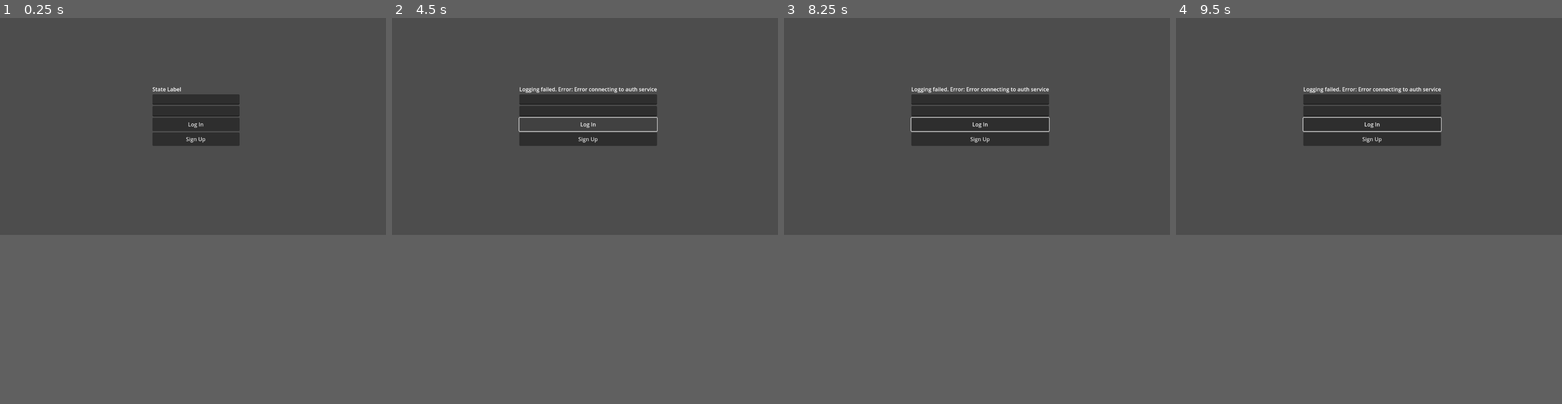
Above: before the commit, frames 1-4 (left to right).
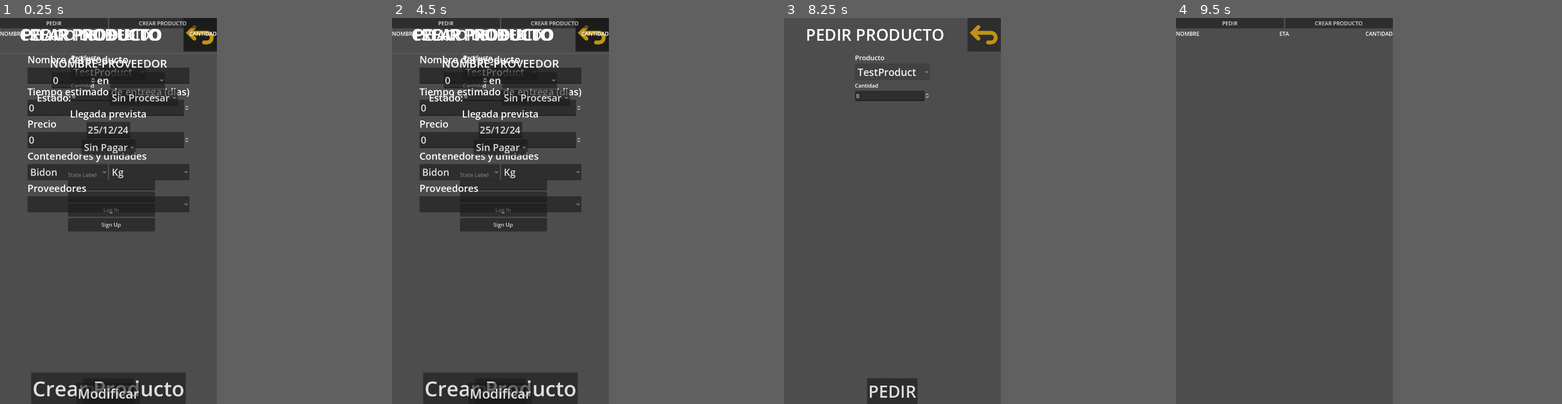
Above: after the commit, the same moments.

Repository: RCorpy/nchemapp
Game: Godot game, scene res://root.tscn
The game is run twice, just before and just after one commit, with the same random seed, the same clock (stepped at 60 frames per second) and the same inputs. This scene is started directly instead of the project's main scene.
Inputs (mouse positions are in pixels of both pictures, inside the frame that each line leads up to):
- Up to frame 1 (0.25 s): no input
- Up to frame 2 (4.5 s): click (747, 25) at 0.52 s; click (585, 48) at 1.25 s, where only the run after the commit has a clickable "TestProduct"; click (585, 226) at 2 s, where only the run after the commit has a clickable "PEDIR"; click (511, 102) at 2.75 s, where only the run after the commit has a clickable "Bidon"; click (658, 102) at 3.5 s, where only the run after the commit has a clickable "Kg"; click (585, 122) at 4.27 s
- Up to frame 3 (8.25 s): click (977, 226) at 5 s, where only the run after the commit has a clickable "Crear Producto"; click (1038, 64) at 5.75 s, where only the run after the commit has a clickable "Sin Procesar"; click (977, 91) at 6.5 s, where only the run after the commit has a clickable "Sin Pagar"; click (977, 230) at 7.25 s, where only the run after the commit has a clickable "Modificar"; click (880, 21) at 8 s, where only the run after the commit has a clickable "PEDIR"
- Up to frame 4 (9.5 s): click (1531, 25) at 8.77 s
In our replay, the window is 799x449 before the commit and 449x799 after it. These sizes can differ from the game's own. Grey fills any space a smaller window leaves; there, only what the larger window draws over its background counts as a difference.

The runs differ from the first frame. In frame 1, 20% of the frame differs, in the area x 0-63%, y 0-100%; in frame 2, 20%; in frame 3, 7.3%; in frame 4, 6.2%.

Commit message:
all structure done

Diff:
--- a/Authentication.gd
+++ b/Authentication.gd
@@ -33,7 +33,8 @@
 	print(auth)
 	%StateLabel.text = "Loggin Succeeded"
 	Firebase.Auth.save_auth(auth)
-	save_data()
+	#save_data()
+	get_tree().change_scene_to_file("res://main_menu.tscn")
 
 func on_signup_succeeded(auth):
 	print(auth)
@@ -55,11 +56,20 @@
 	var auth = Firebase.Auth.auth
 
 	if auth.localid:
+		pass
+	if false:
 		var collection = await Firebase.Firestore.collection("usuarios")
-		var stringID = "asdsa"
+		var stringID: String = "asdsa2"
 
 		var data = {
-			"panda_name": "achoo",
-			"petting_count": 4
+			"panda_name": "achu",
+			"petting_count": 777
 		}
-		collection.add(stringID, data)
+		# collection.add(stringID, data)
+
+		var oneDoc = await collection.get_doc(stringID)
+		oneDoc.add_or_update_field("petting_count", 789)
+		collection.update(oneDoc)
+
+		var twoDoc = await collection.get_doc("testingfalsedoc")
+		print(twoDoc)
--- /dev/null
+++ b/HBoxContainer2.gd
@@ -0,0 +1,11 @@
+extends HBoxContainer
+
+
+# Called when the node enters the scene tree for the first time.
+func _ready():
+	pass # Replace with function body.
+
+
+# Called every frame. 'delta' is the elapsed time since the previous frame.
+func _process(delta):
+	pass
--- /dev/null
+++ b/VBoxContainer.gd
@@ -0,0 +1,11 @@
+extends VBoxContainer
+
+
+# Called when the node enters the scene tree for the first time.
+func _ready():
+	pass # Replace with function body.
+
+
+# Called every frame. 'delta' is the elapsed time since the previous frame.
+func _process(delta):
+	pass
--- a/authentication.tscn
+++ b/authentication.tscn
@@ -4,9 +4,11 @@
 
 [node name="Authentication" type="Control"]
 layout_mode = 3
-anchors_preset = 0
-offset_right = 1152.0
-offset_bottom = 643.0
+anchors_preset = 15
+anchor_right = 1.0
+anchor_bottom = 1.0
+grow_horizontal = 2
+grow_vertical = 2
 size_flags_horizontal = 4
 size_flags_vertical = 4
 script = ExtResource("1_1aso1")
--- /dev/null
+++ b/crear_producto.gd
@@ -0,0 +1,15 @@
+extends Control
+
+
+# Called when the node enters the scene tree for the first time.
+func _ready():
+	pass # Replace with function body.
+
+
+# Called every frame. 'delta' is the elapsed time since the previous frame.
+func _process(delta):
+	pass
+
+
+func _on_go_back_button_pressed():
+	get_tree().change_scene_to_file("res://main_menu.tscn")
--- /dev/null
+++ b/crear_producto.tscn
@@ -0,0 +1,109 @@
+[gd_scene load_steps=4 format=3 uid="uid://d2uckcam26mis"]
+
+[ext_resource type="Script" path="res://crear_producto.gd" id="1_gd3cg"]
+[ext_resource type="Texture2D" uid="uid://dgy84goj6kesh" path="res://go-back-svgrepo-com.svg" id="1_xd7so"]
+[ext_resource type="Theme" uid="uid://byii4p3tg2w6i" path="res://vboxtheme.tres" id="2_u3n57"]
+
+[node name="CrearProducto" type="Control"]
+layout_mode = 3
+anchors_preset = 15
+anchor_right = 1.0
+anchor_bottom = 1.0
+grow_horizontal = 2
+grow_vertical = 2
+script = ExtResource("1_gd3cg")
+
+[node name="VBoxContainer" type="VBoxContainer" parent="."]
+layout_mode = 1
+anchors_preset = 15
+anchor_right = 1.0
+anchor_bottom = 1.0
+grow_horizontal = 2
+grow_vertical = 2
+
+[node name="Menu" type="HBoxContainer" parent="VBoxContainer"]
+layout_mode = 2
+size_flags_vertical = 0
+
+[node name="Title" type="Label" parent="VBoxContainer/Menu"]
+layout_mode = 2
+size_flags_horizontal = 6
+theme_override_font_sizes/font_size = 48
+text = "CREAR PRODUCTO"
+
+[node name="GoBackButton" type="Button" parent="VBoxContainer/Menu"]
+layout_mode = 2
+size_flags_horizontal = 8
+size_flags_vertical = 4
+icon = ExtResource("1_xd7so")
+
+[node name="VBoxContainer" type="VBoxContainer" parent="VBoxContainer"]
+layout_mode = 2
+size_flags_horizontal = 4
+size_flags_vertical = 3
+theme = ExtResource("2_u3n57")
+
+[node name="Label" type="Label" parent="VBoxContainer/VBoxContainer"]
+layout_mode = 2
+text = "Nombre del producto"
+
+[node name="NombreLineEdit" type="LineEdit" parent="VBoxContainer/VBoxContainer"]
+layout_mode = 2
+
+[node name="Label2" type="Label" parent="VBoxContainer/VBoxContainer"]
+layout_mode = 2
+text = "Tiempo estimado de entrega (dias)"
+
+[node name="ETASpinBox" type="SpinBox" parent="VBoxContainer/VBoxContainer"]
+layout_mode = 2
+
+[node name="Label3" type="Label" parent="VBoxContainer/VBoxContainer"]
+layout_mode = 2
+text = "Precio"
+
+[node name="PriceSpinBox" type="SpinBox" parent="VBoxContainer/VBoxContainer"]
+layout_mode = 2
+
+[node name="Label4" type="Label" parent="VBoxContainer/VBoxContainer"]
+layout_mode = 2
+text = "Contenedores y unidades"
+
+[node name="HBoxContainer" type="HBoxContainer" parent="VBoxContainer/VBoxContainer"]
+layout_mode = 2
+size_flags_vertical = 4
+
+[node name="OptionButton" type="OptionButton" parent="VBoxContainer/VBoxContainer/HBoxContainer"]
+layout_mode = 2
+size_flags_horizontal = 3
+item_count = 1
+selected = 0
+popup/item_0/text = "Bidon"
+popup/item_0/id = 0
+
+[node name="OptionButton2" type="OptionButton" parent="VBoxContainer/VBoxContainer/HBoxContainer"]
+layout_mode = 2
+size_flags_horizontal = 3
+item_count = 1
+selected = 0
+popup/item_0/text = "Kg"
+popup/item_0/id = 0
+
+[node name="Label5" type="Label" parent="VBoxContainer/VBoxContainer"]
+layout_mode = 2
+text = "Proveedores
+"
+
+[node name="OptionButton" type="OptionButton" parent="VBoxContainer/VBoxContainer"]
+layout_mode = 2
+item_count = 1
+popup/item_0/text = "Jaber"
+popup/item_0/id = 0
+
+[node name="Button" type="Button" parent="VBoxContainer"]
+layout_mode = 2
+size_flags_horizontal = 4
+size_flags_vertical = 8
+theme_override_font_sizes/font_size = 62
+text = "Crear Producto"
+
+[connection signal="pressed" from="VBoxContainer/Menu/GoBackButton" to="." method="_on_go_back_button_pressed"]
--- /dev/null
+++ b/estado_pedido.gd
@@ -0,0 +1,15 @@
+extends Control
+
+
+# Called when the node enters the scene tree for the first time.
+func _ready():
+	pass # Replace with function body.
+
+
+# Called every frame. 'delta' is the elapsed time since the previous frame.
+func _process(delta):
+	pass
+
+
+func _on_go_back_button_pressed():
+	get_tree().change_scene_to_file("res://main_menu.tscn")
--- /dev/null
+++ b/estado_pedido.tscn
@@ -0,0 +1,126 @@
+[gd_scene load_steps=4 format=3 uid="uid://dywgquforgmb8"]
+
+[ext_resource type="Texture2D" uid="uid://dgy84goj6kesh" path="res://go-back-svgrepo-com.svg" id="1_hf41i"]
+[ext_resource type="Script" path="res://estado_pedido.gd" id="1_hvc3e"]
+[ext_resource type="Theme" uid="uid://byii4p3tg2w6i" path="res://vboxtheme.tres" id="2_5644i"]
+
+[node name="EstadoPedido" type="Control"]
+layout_mode = 3
+anchors_preset = 15
+anchor_right = 1.0
+anchor_bottom = 1.0
+grow_horizontal = 2
+grow_vertical = 2
+script = ExtResource("1_hvc3e")
+
+[node name="VBoxContainer" type="VBoxContainer" parent="."]
+layout_mode = 1
+anchors_preset = 15
+anchor_right = 1.0
+anchor_bottom = 1.0
+grow_horizontal = 2
+grow_vertical = 2
+
+[node name="Menu" type="HBoxContainer" parent="VBoxContainer"]
+layout_mode = 2
+
+[node name="Title" type="Label" parent="VBoxContainer/Menu"]
+layout_mode = 2
+size_flags_horizontal = 6
+theme_override_font_sizes/font_size = 42
+text = "ESTADO DEL PEDIDO"
+
+[node name="GoBackButton" type="Button" parent="VBoxContainer/Menu"]
+layout_mode = 2
+size_flags_horizontal = 8
+icon = ExtResource("1_hf41i")
+
+[node name="HSeparator" type="HSeparator" parent="VBoxContainer"]
+layout_mode = 2
+
+[node name="VBoxContainer" type="VBoxContainer" parent="VBoxContainer"]
+layout_mode = 2
+size_flags_vertical = 3
+theme = ExtResource("2_5644i")
+
+[node name="NombreYProveedor" type="Label" parent="VBoxContainer/VBoxContainer"]
+layout_mode = 2
+size_flags_horizontal = 4
+theme_override_colors/font_color = Color(1, 1, 1, 1)
+theme_override_font_sizes/font_size = 33
+text = "NOMBRE-PROVEEDOR
+"
+
+[node name="HBoxContainer2" type="HBoxContainer" parent="VBoxContainer/VBoxContainer"]
+layout_mode = 2
+size_flags_horizontal = 4
+
+[node name="CantidadSpinBox" type="SpinBox" parent="VBoxContainer/VBoxContainer/HBoxContainer2"]
+layout_mode = 2
+size_flags_horizontal = 3
+
+[node name="Label" type="Label" parent="VBoxContainer/VBoxContainer/HBoxContainer2"]
+layout_mode = 2
+text = "en"
+
+[node name="OptionButton" type="OptionButton" parent="VBoxContainer/VBoxContainer/HBoxContainer2"]
+layout_mode = 2
+size_flags_horizontal = 3
+item_count = 3
+popup/item_0/text = "Kg"
+popup/item_0/id = 0
+popup/item_1/text = "Litros"
+popup/item_1/id = 1
+popup/item_2/text = "Unidades"
+popup/item_2/id = 2
+
+[node name="HBoxContainer" type="HBoxContainer" parent="VBoxContainer/VBoxContainer"]
+layout_mode = 2
+
+[node name="Status" type="Label" parent="VBoxContainer/VBoxContainer/HBoxContainer"]
+layout_mode = 2
+size_flags_horizontal = 6
+text = "Estado:"
+
+[node name="StatusSituation" type="OptionButton" parent="VBoxContainer/VBoxContainer/HBoxContainer"]
+layout_mode = 2
+size_flags_horizontal = 2
+item_count = 3
+selected = 0
+popup/item_0/text = "Sin Procesar"
+popup/item_0/id = 0
+popup/item_1/text = "Consultado"
+popup/item_1/id = 1
+popup/item_2/text = "Pedido"
+popup/item_2/id = 2
+
+[node name="Label4" type="Label" parent="VBoxContainer/VBoxContainer"]
+layout_mode = 2
+size_flags_horizontal = 4
+text = "Llegada prevista"
+
+[node name="ETALabel" type="LineEdit" parent="VBoxContainer/VBoxContainer"]
+layout_mode = 2
+size_flags_horizontal = 4
+text = "25/12/24"
+max_length = 16
+expand_to_text_length = true
+
+[node name="PagadoLabel" type="OptionButton" parent="VBoxContainer/VBoxContainer"]
+layout_mode = 2
+size_flags_horizontal = 4
+item_count = 2
+selected = 1
+popup/item_0/text = "Pagado"
+popup/item_0/id = 0
+popup/item_1/text = "Sin Pagar"
+popup/item_1/id = 1
+
+[node name="ModificarButton" type="Button" parent="VBoxContainer"]
+layout_mode = 2
+size_flags_horizontal = 4
+size_flags_vertical = 8
+theme_override_font_sizes/font_size = 40
+text = "Modificar"
+
+[connection signal="pressed" from="VBoxContainer/Menu/GoBackButton" to="." method="_on_go_back_button_pressed"]
--- /dev/null
+++ b/go-back-svgrepo-com.svg
@@ -0,0 +1,12 @@
+<!DOCTYPE svg PUBLIC "-//W3C//DTD SVG 1.1//EN" "http://www.w3.org/Graphics/SVG/1.1/DTD/svg11.dtd">
+
+<!-- Uploaded to: SVG Repo, www.svgrepo.com, Transformed by: SVG Repo Mixer Tools -->
+<svg width="92px" height="92px" viewBox="0 0 16 16" xmlns="http://www.w3.org/2000/svg" fill="#000000">
+
+<g id="SVGRepo_bgCarrier" stroke-width="0"/>
+
+<g id="SVGRepo_tracerCarrier" stroke-linecap="round" stroke-linejoin="round"/>
+
+<g id="SVGRepo_iconCarrier"> <path fill="#c09316" fill-rule="evenodd" d="M4.297105,3.29289 L0.59,7 L4.297105,10.7071 C4.687635,11.0976 5.320795,11.0976 5.711315,10.7071 C6.101845,10.3166 6.101845,9.68342 5.711315,9.29289 L4.418425,8 L11.504215,8 C12.332615,8 13.004215,8.67157 13.004215,9.5 C13.004215,10.3284 12.332615,11 11.504215,11 L10.004215,11 C9.451935,11 9.004215,11.4477 9.004215,12 C9.004215,12.5523 9.451935,13 10.004215,13 L11.504215,13 C13.437215,13 15.004215,11.433 15.004215,9.5 C15.004215,7.567 13.437215,6 11.504215,6 L4.418425,6 L5.711315,4.70711 C6.101845,4.31658 6.101845,3.68342 5.711315,3.29289 C5.320795,2.90237 4.687635,2.90237 4.297105,3.29289 Z"/> </g>
+
+</svg>
--- /dev/null
+++ b/main_menu.gd
@@ -0,0 +1,19 @@
+extends Control
+
+
+# Called when the node enters the scene tree for the first time.
+func _ready():
+	pass # Replace with function body.
+
+
+# Called every frame. 'delta' is the elapsed time since the previous frame.
+func _process(delta):
+	pass
+
+
+func _on_pedir_button_pressed():
+	get_tree().change_scene_to_file("res://pedir_producto.tscn")
+
+
+func _on_crear_producto_button_pressed():
+	get_tree().change_scene_to_file("res://crear_producto.tscn")
--- /dev/null
+++ b/main_menu.tscn
@@ -0,0 +1,59 @@
+[gd_scene load_steps=2 format=3 uid="uid://bc62nbsceqs8c"]
+
+[ext_resource type="Script" path="res://main_menu.gd" id="1_fhexp"]
+
+[node name="MainMenu" type="Control"]
+layout_mode = 3
+anchors_preset = 15
+anchor_right = 1.0
+anchor_bottom = 1.0
+grow_horizontal = 2
+grow_vertical = 2
+script = ExtResource("1_fhexp")
+
+[node name="VBoxContainer" type="VBoxContainer" parent="."]
+layout_mode = 1
+anchors_preset = 15
+anchor_right = 1.0
+anchor_bottom = 1.0
+grow_horizontal = 2
+grow_vertical = 2
+
+[node name="HBoxContainer" type="HBoxContainer" parent="VBoxContainer"]
+layout_mode = 2
+
+[node name="PedirButton" type="Button" parent="VBoxContainer/HBoxContainer"]
+layout_mode = 2
+size_flags_horizontal = 3
+text = "PEDIR"
+
+[node name="CrearProductoButton" type="Button" parent="VBoxContainer/HBoxContainer"]
+layout_mode = 2
+size_flags_horizontal = 3
+text = "CREAR PRODUCTO"
+
+[node name="VBoxContainer" type="VBoxContainer" parent="VBoxContainer"]
+layout_mode = 2
+
+[node name="HBoxContainer" type="HBoxContainer" parent="VBoxContainer/VBoxContainer"]
+layout_mode = 2
+
+[node name="Label" type="Label" parent="VBoxContainer/VBoxContainer/HBoxContainer"]
+layout_mode = 2
+size_flags_horizontal = 3
+text = "NOMBRE"
+
+[node name="Label2" type="Label" parent="VBoxContainer/VBoxContainer/HBoxContainer"]
+layout_mode = 2
+size_flags_horizontal = 6
+text = "ETA
+"
+
+[node name="Label3" type="Label" parent="VBoxContainer/VBoxContainer/HBoxContainer"]
+layout_mode = 2
+size_flags_horizontal = 10
+text = "CANTIDAD
+"
+
+[connection signal="pressed" from="VBoxContainer/HBoxContainer/PedirButton" to="." method="_on_pedir_button_pressed"]
+[connection signal="pressed" from="VBoxContainer/HBoxContainer/CrearProductoButton" to="." method="_on_crear_producto_button_pressed"]
--- /dev/null
+++ b/pedir_producto.gd
@@ -0,0 +1,15 @@
+extends Control
+
+
+# Called when the node enters the scene tree for the first time.
+func _ready():
+	pass # Replace with function body.
+
+
+# Called every frame. 'delta' is the elapsed time since the previous frame.
+func _process(delta):
+	pass
+
+
+func _on_go_back_button_pressed():
+	get_tree().change_scene_to_file("res://main_menu.tscn")
--- /dev/null
+++ b/pedir_producto.tscn
@@ -0,0 +1,72 @@
+[gd_scene load_steps=3 format=3 uid="uid://c7t33fqcx1pvh"]
+
+[ext_resource type="Texture2D" uid="uid://dgy84goj6kesh" path="res://go-back-svgrepo-com.svg" id="1_5pngx"]
+[ext_resource type="Script" path="res://pedir_producto.gd" id="1_c8o33"]
+
+[node name="PedirProducto" type="Control"]
+layout_mode = 3
+anchors_preset = 15
+anchor_right = 1.0
+anchor_bottom = 1.0
+grow_horizontal = 2
+grow_vertical = 2
+script = ExtResource("1_c8o33")
+
+[node name="VBoxContainer2" type="VBoxContainer" parent="."]
+layout_mode = 1
+anchors_preset = 15
+anchor_right = 1.0
+anchor_bottom = 1.0
+grow_horizontal = 2
+grow_vertical = 2
+
+[node name="Menu" type="HBoxContainer" parent="VBoxContainer2"]
+layout_mode = 2
+metadata/_edit_use_anchors_ = true
+
+[node name="Title" type="Label" parent="VBoxContainer2/Menu"]
+layout_mode = 2
+size_flags_horizontal = 6
+theme_override_font_sizes/font_size = 48
+text = "PEDIR PRODUCTO"
+
+[node name="GoBackButton" type="Button" parent="VBoxContainer2/Menu"]
+layout_mode = 2
+size_flags_horizontal = 8
+size_flags_vertical = 8
+icon = ExtResource("1_5pngx")
+
+[node name="VBoxContainer" type="VBoxContainer" parent="VBoxContainer2"]
+layout_mode = 2
+size_flags_horizontal = 4
+size_flags_vertical = 3
+
+[node name="Label" type="Label" parent="VBoxContainer2/VBoxContainer"]
+layout_mode = 2
+theme_override_font_sizes/font_size = 20
+text = "Producto"
+
+[node name="OptionButton" type="OptionButton" parent="VBoxContainer2/VBoxContainer"]
+layout_mode = 2
+theme_override_font_sizes/font_size = 30
+item_count = 2
+selected = 0
+popup/item_0/text = "TestProduct"
+popup/item_0/id = 0
+popup/item_1/text = "TestProduct2"
+popup/item_1/id = 1
+
+[node name="Label2" type="Label" parent="VBoxContainer2/VBoxContainer"]
+layout_mode = 2
+text = "Cantidad"
+
+[node name="SpinBox" type="SpinBox" parent="VBoxContainer2/VBoxContainer"]
+layout_mode = 2
+
+[node name="Button" type="Button" parent="VBoxContainer2"]
+layout_mode = 2
+size_flags_horizontal = 4
+theme_override_font_sizes/font_size = 50
+text = "PEDIR"
+
+[connection signal="pressed" from="VBoxContainer2/Menu/GoBackButton" to="." method="_on_go_back_button_pressed"]
--- a/project.godot
+++ b/project.godot
@@ -19,6 +19,11 @@
 
 Firebase="*res://addons/godot-firebase/firebase/firebase.tscn"
 
+[display]
+
+window/size/viewport_width=648
+window/size/viewport_height=1152
+
 [editor_plugins]
 
 enabled=PackedStringArray("res://addons/godot-firebase/plugin.cfg")
--- a/root.tscn
+++ b/root.tscn
@@ -1,7 +1,21 @@
-[gd_scene load_steps=2 format=3 uid="uid://b1dsuodx1fr7s"]
+[gd_scene load_steps=7 format=3 uid="uid://b1dsuodx1fr7s"]
 
 [ext_resource type="PackedScene" uid="uid://bjlrtweiqwmxw" path="res://authentication.tscn" id="1_qih0j"]
+[ext_resource type="PackedScene" uid="uid://c7t33fqcx1pvh" path="res://pedir_producto.tscn" id="2_bjhl0"]
+[ext_resource type="PackedScene" uid="uid://d2uckcam26mis" path="res://crear_producto.tscn" id="3_unc1a"]
+[ext_resource type="PackedScene" uid="uid://dywgquforgmb8" path="res://estado_pedido.tscn" id="4_4pdpn"]
+[ext_resource type="PackedScene" uid="uid://bc62nbsceqs8c" path="res://main_menu.tscn" id="5_f1mai"]
+[ext_resource type="Script" path="res://main_menu.gd" id="6_xwtmo"]
 
 [node name="Root" type="Node"]
 
 [node name="Authentication" parent="." instance=ExtResource("1_qih0j")]
+
+[node name="PedirProducto" parent="." instance=ExtResource("2_bjhl0")]
+
+[node name="CrearProducto" parent="." instance=ExtResource("3_unc1a")]
+
+[node name="EstadoPedido" parent="." instance=ExtResource("4_4pdpn")]
+
+[node name="MainMenu" parent="." instance=ExtResource("5_f1mai")]
+script = ExtResource("6_xwtmo")
--- /dev/null
+++ b/vboxtheme.tres
@@ -0,0 +1,4 @@
+[gd_resource type="Theme" format=3 uid="uid://byii4p3tg2w6i"]
+
+[resource]
+default_font_size = 29
Not shown, added: go-back-svgrepo-com.svg.import
